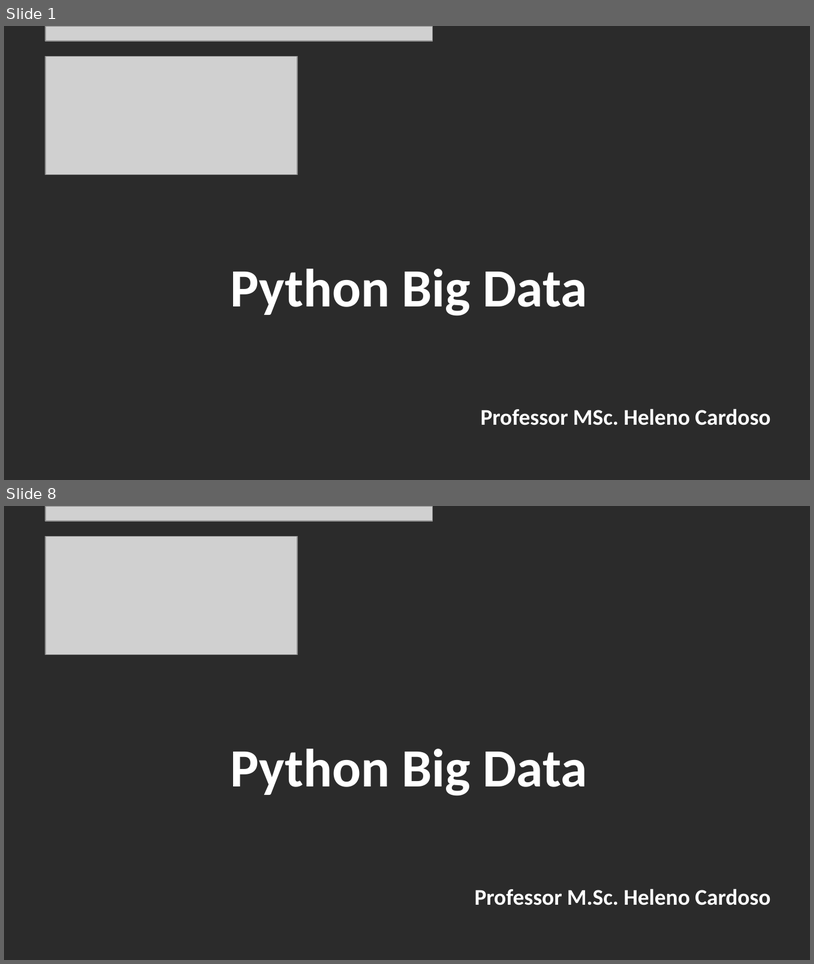
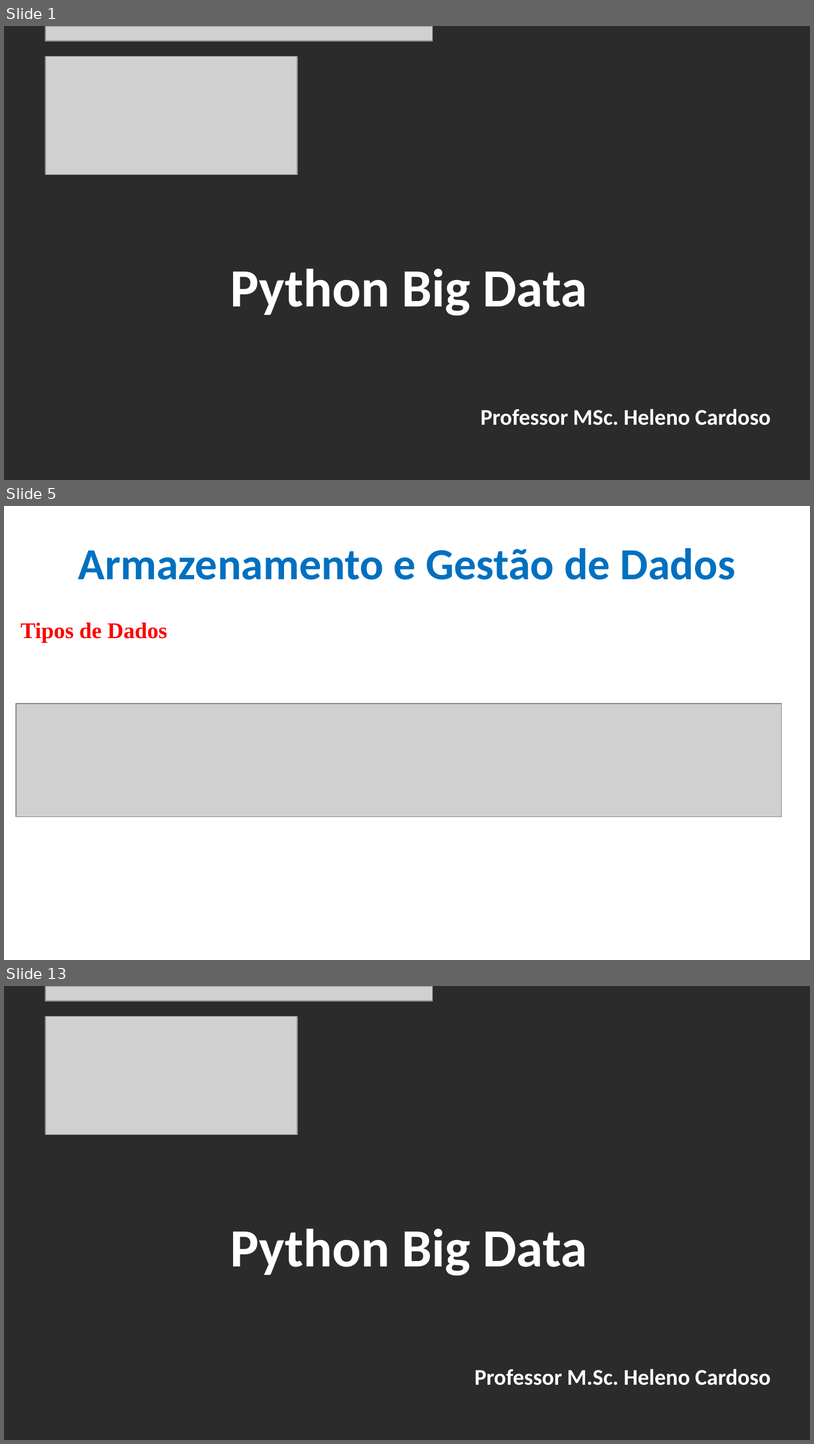
Before and after one commit to CloudEducationBrazil/WydenPythonBigData, a slide deck: 01 Classes/Aula 02 - Python Big Data.pptx. Shown one above the other, each under a label of ours: slides 1 and 8 before the commit, slides 1, 5 and 13 after it; the slides between them are not shown. The pictures are 814x964 and 814x1444 pixels, drawn with LibreOffice and Linux fonts; fonts in the diff are those of the drawing; grey boxes stand for pictures; background and template pictures are left out; a plain dark background stands for a picture behind light text. Boxes give left, top, right and bottom in pixels: in the first picture for what was removed or moved away, otherwise in the second. Text is boxed around its words. In the diff, an @@ line names an element or a change of style, - is before the commit and + after.

```diff
--- a/01 Classes/Aula 02 - Python Big Data.pptx
+++ b/01 Classes/Aula 02 - Python Big Data.pptx
@@ slide 5 added at (x1=4, y1=506, x2=810, y2=960), background picture (left out) @@
@@ title added at (x1=78, y1=548, x2=736, y2=580), 39.6 pt, text #0070C0, bold @@
+Armazenamento e Gestão de Dados
@@ text added at (x1=21, y1=622, x2=167, y2=642), 20 pt, text #FF0000, bold @@
+Tipos de Dados
@@ picture added at (x1=16, y1=703, x2=782, y2=816) @@
@@ what was slide 8 is now slide 13 @@
```
Also in this commit, not shown: 6 slides changed, 4 other slides added, 22 other files.
